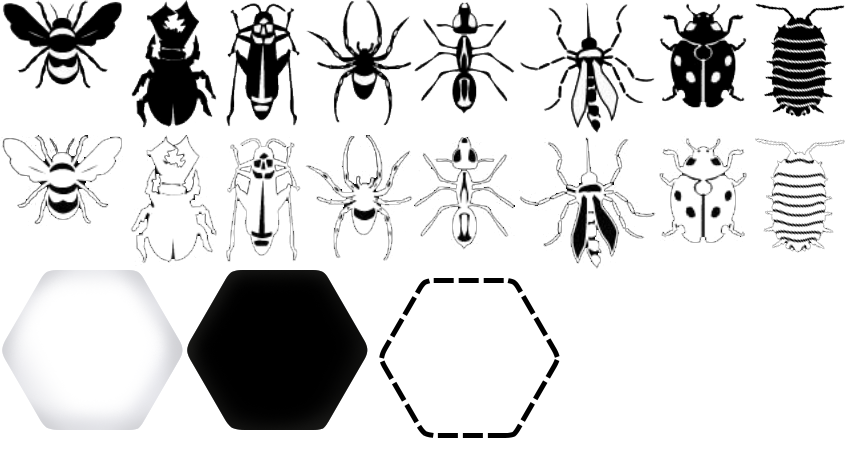
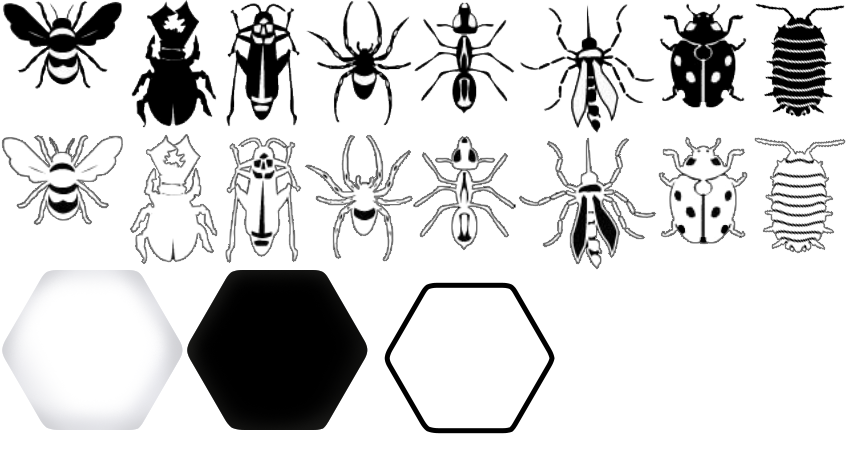
Layer changes from the first (847, 465) image to the second:
renamed "Black Symbols on White - Merged and Trimmed" to "Black Symbols on White - Merged and Trimmed copy 2", moved it above "White Symbols on Black - Merged and Trimmed", painted on it over [2, 0, 744, 128]
painted on "White Symbols on Black - Merged and Trimmed" over [0, 135, 749, 266]
renamed "Black Marquee" to "Black Line copy", painted on it over [379, 278, 560, 438]
